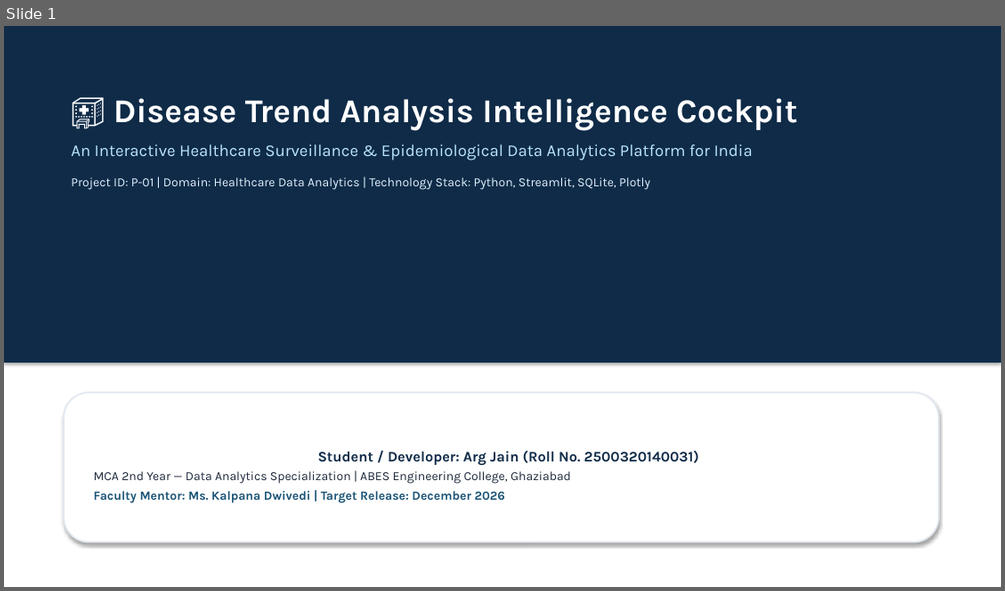
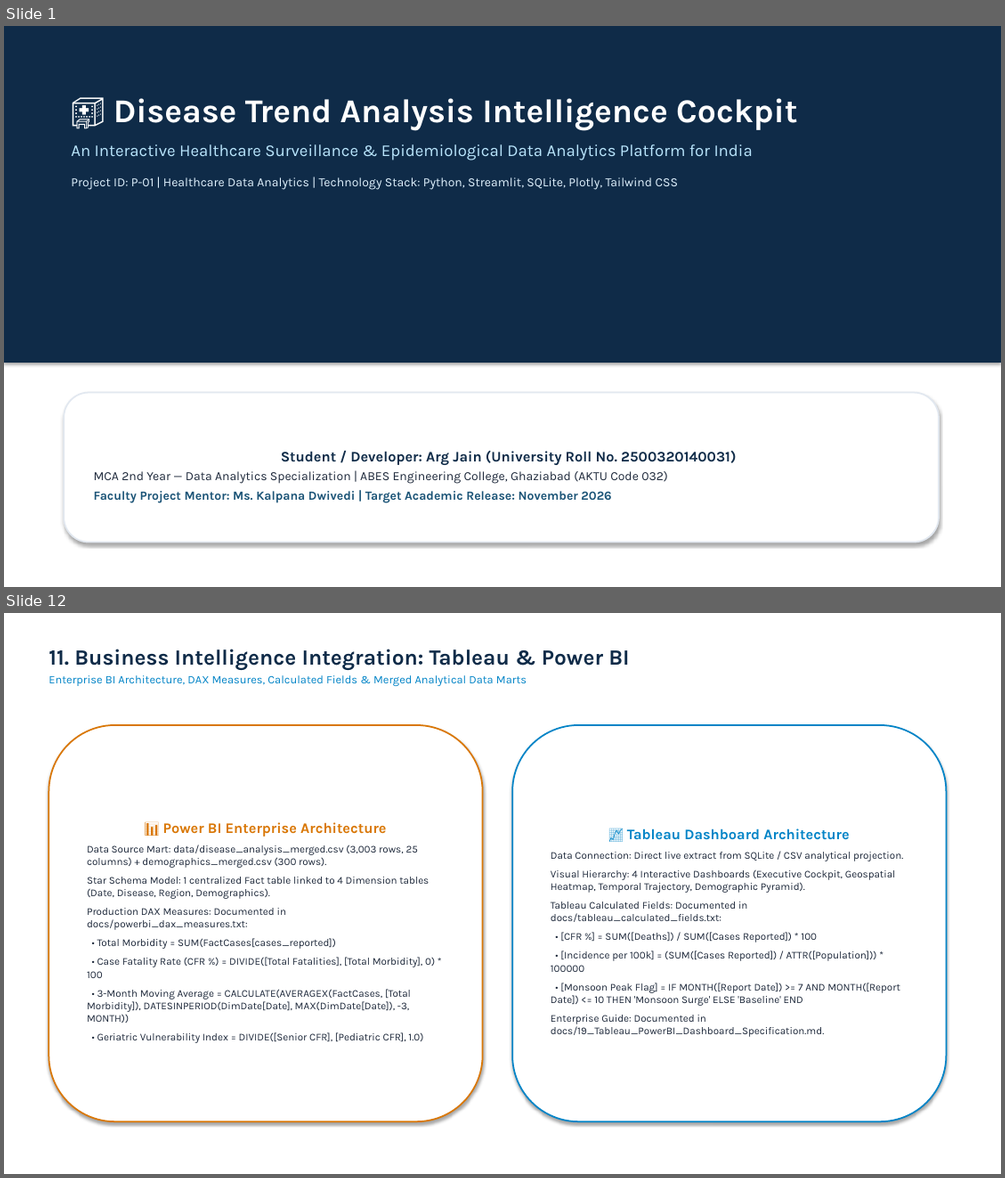
Before and after one commit to Argjain/2500320140031-disease-trend-analysis., a slide deck: docs/18_ArgJain_DiseaseTrendAnalysis_Presentation.pptx. Shown one above the other, each under a label of ours: slide 1 before the commit, slides 1 and 12 after it; the slides between them are not shown. The pictures are 1005x591 and 1005x1178 pixels, drawn with LibreOffice and Linux fonts; fonts in the diff are those of the drawing. Boxes give left, top, right and bottom in pixels: in the first picture for what was removed or moved away, otherwise in the second. Text is boxed around its words. In the diff, an @@ line names an element or a change of style, - is before the commit and + after.

Commit message:
docs: compile high-res project PowerPoint and convert all 18 project documents to certified PDFs

```diff
--- a/docs/18_ArgJain_DiseaseTrendAnalysis_Presentation.pptx
+++ b/docs/18_ArgJain_DiseaseTrendAnalysis_Presentation.pptx
@@ slide 12 added at (x1=4, y1=613, x2=1001, y2=1174), background #FFFFFF @@
@@ text added at (x1=48, y1=649, x2=629, y2=686), 11 pt, text #0284C7 @@
+11. Business Intelligence Integration: Tableau & Power BI
+Enterprise BI Architecture, DAX Measures, Calculated Fields & Merged Analytical Data Marts
@@ rounded rectangle added at (x1=48, y1=725, x2=483, y2=1121), fill #FFFFFF, outline #D97706 1.5 pt, 10 pt, text #1E293B @@
+📊 Power BI Enterprise Architecture
+Data Source Mart: data/disease_analysis_merged.csv (3,003 rows, 25 columns) + demographics_merged.csv (300 rows).
+Star Schema Model: 1 centralized Fact table linked to 4 Dimension tables (Date, Disease, Region, Demographics).
+Production DAX Measures: Documented in docs/powerbi_dax_measures.txt:
+• Total Morbidity = SUM(FactCases[cases_reported])
+• Case Fatality Rate (CFR %) = DIVIDE([Total Fatalities], [Total Morbidity], 0) * 100
+• 3-Month Moving Average = CALCULATE(AVERAGEX(FactCases, [Total Morbidity]), DATESINPERIOD(DimDate[Date], MAX(DimDate[Date]), -3, MONTH))
+• Geriatric Vulnerability Index = DIVIDE([Senior CFR], [Pediatric CFR], 1.0)
@@ rounded rectangle added at (x1=512, y1=725, x2=947, y2=1121), fill #FFFFFF, outline #0284C7 1.5 pt, 10 pt, text #1E293B @@
+📈 Tableau Dashboard Architecture
+Data Connection: Direct live extract from SQLite / CSV analytical projection.
+Visual Hierarchy: 4 Interactive Dashboards (Executive Cockpit, Geospatial Heatmap, Temporal Trajectory, Demographic Pyramid).
+Tableau Calculated Fields: Documented in docs/tableau_calculated_fields.txt:
+• [CFR %] = SUM([Deaths]) / SUM([Cases Reported]) * 100
+• [Incidence per 100k] = (SUM([Cases Reported]) / ATTR([Population])) * 100000
+• [Monsoon Peak Flag] = IF MONTH([Report Date]) >= 7 AND MONTH([Report Date]) <= 10 THEN 'Monsoon Surge' ELSE 'Baseline' END
+Enterprise Guide: Documented in docs/19_Tableau_PowerBI_Dashboard_Specification.md.
@@ slide 1 changed as well @@
@@ text at (x1=71, y1=177, x2=678, y2=190): text changed @@
-Project ID: P-01 | Domain: Healthcare Data Analytics | Technology Stack: Python, Streamlit, SQLite, Plotly
+Project ID: P-01 | Healthcare Data Analytics | Technology Stack: Python, Streamlit, SQLite, Plotly, Tailwind CSS
@@ text in rounded rectangle at (x1=94, y1=451, x2=736, y2=503): text changed @@
-Student / Developer: Arg Jain (Roll No. 2500320140031)
-MCA 2nd Year — Data Analytics Specialization | ABES Engineering College, Ghaziabad
-Faculty Mentor: Ms. Kalpana Dwivedi | Target Release: December 2026
+Student / Developer: Arg Jain (University Roll No. 2500320140031)
+MCA 2nd Year — Data Analytics Specialization | ABES Engineering College, Ghaziabad (AKTU Code 032)
+Faculty Project Mentor: Ms. Kalpana Dwivedi | Target Academic Release: November 2026
```
Also in this commit, not shown: 6 other slides changed, 6 other slides added, 2 slides removed, 25 other files.
